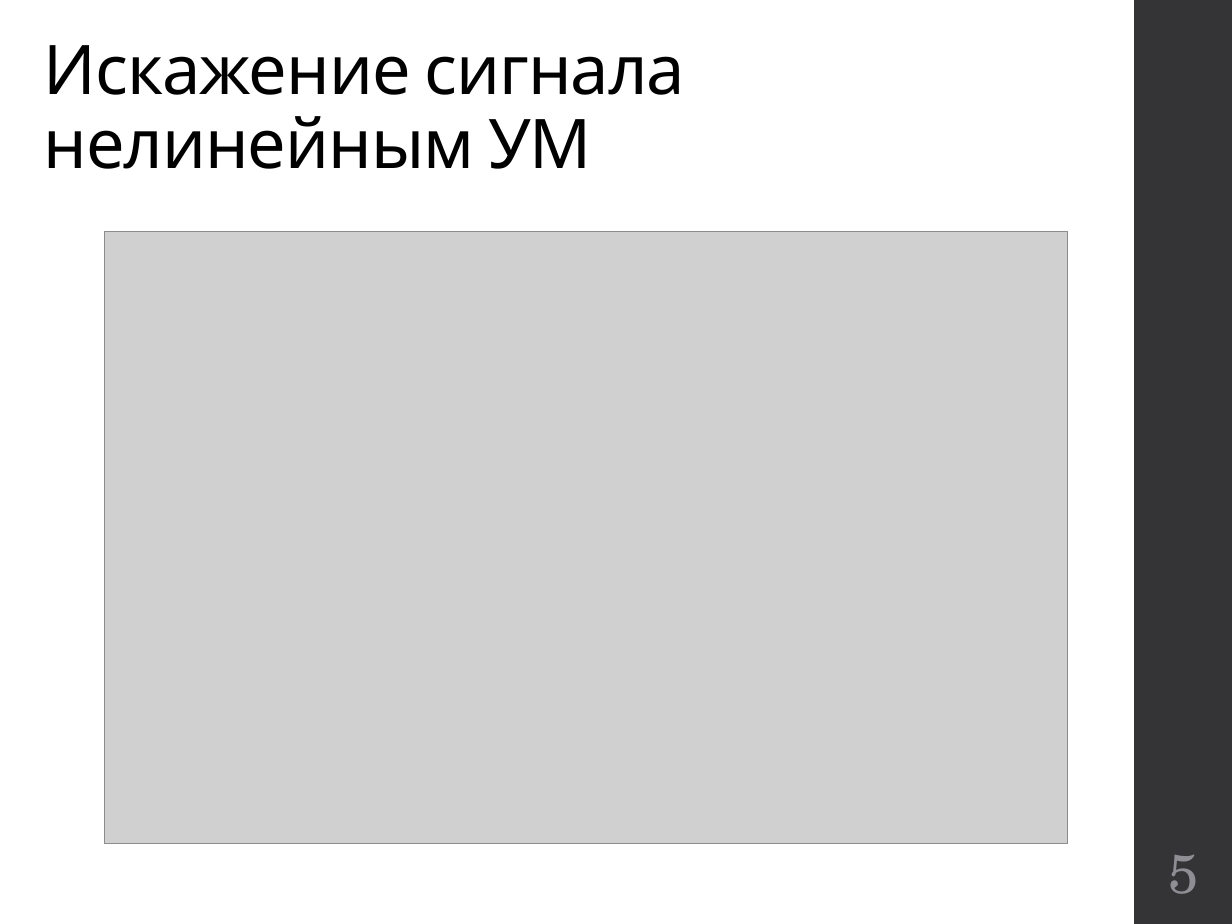
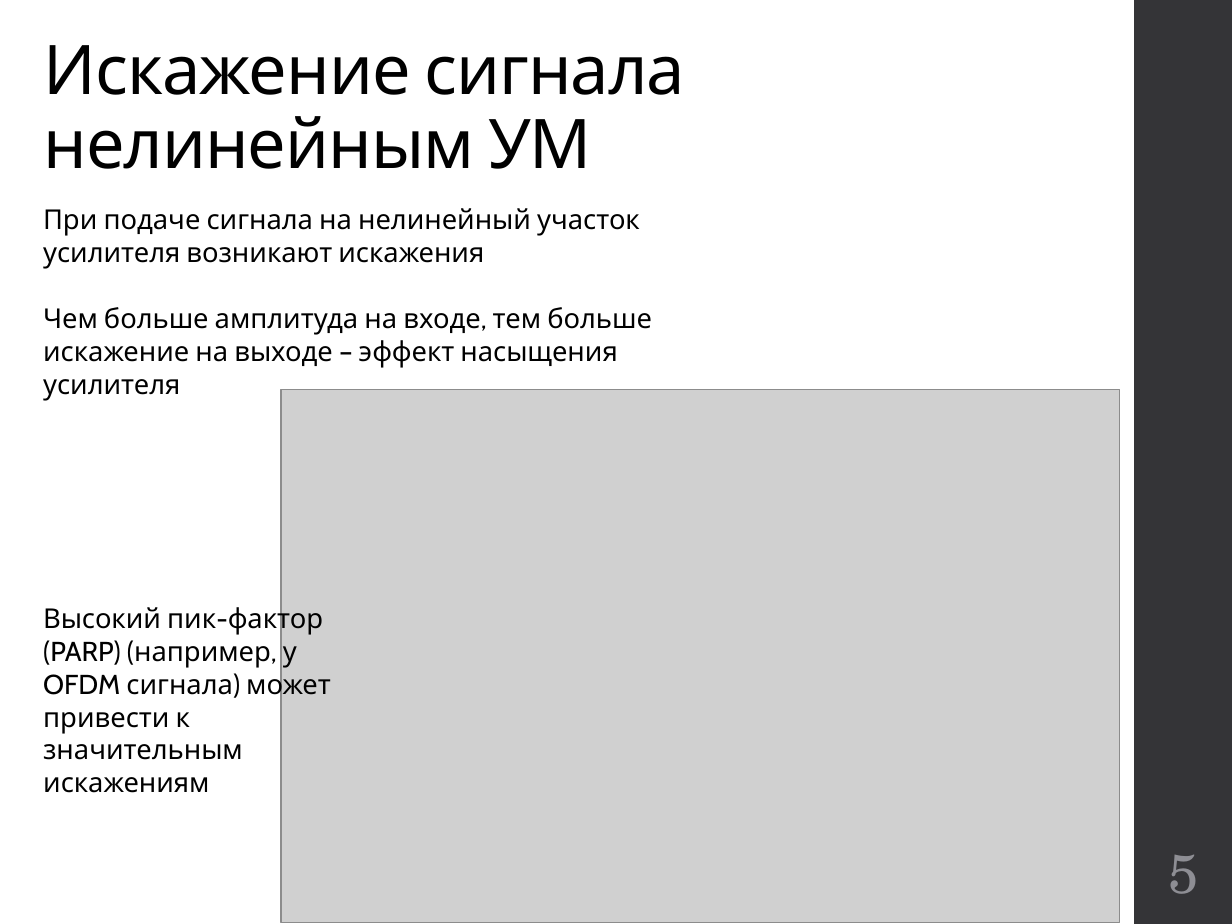
Before and after one commit to kannab98/graduation-paper, a slide deck: slide 5 of Presentation.pptx. Drawn at 1232x924 pixels with LibreOffice and Linux fonts; fonts in the diff are those of the drawing; grey boxes stand for pictures. Boxes give left, top, right and bottom in pixels: in the first picture for what was removed or moved away, otherwise in the second. Text is boxed around its words. In the diff, an @@ line names an element or a change of style, - is before the commit and + after.

```diff
--- a/Presentation.pptx
+++ b/Presentation.pptx
@@ text added at bbox=[43, 208, 652, 401], 16 pt, text #000000 @@
+При подаче сигнала на нелинейный участок усилителя возникают искажения
+Чем больше амплитуда на входе, тем больше искажение на выходе – эффект насыщения усилителя
@@ picture: place and size @@
-picture at bbox=[105, 232, 1067, 843]
+picture at bbox=[281, 389, 1120, 923]
@@ text added at bbox=[43, 602, 331, 793], 16 pt, text #000000 @@
+Высокий пик-фактор (PARP) (например, у OFDM сигнала) может привести к значительным искажениям
```
Also in this commit, not shown: 9 other slides changed, 1 slide added, 9 other files.
